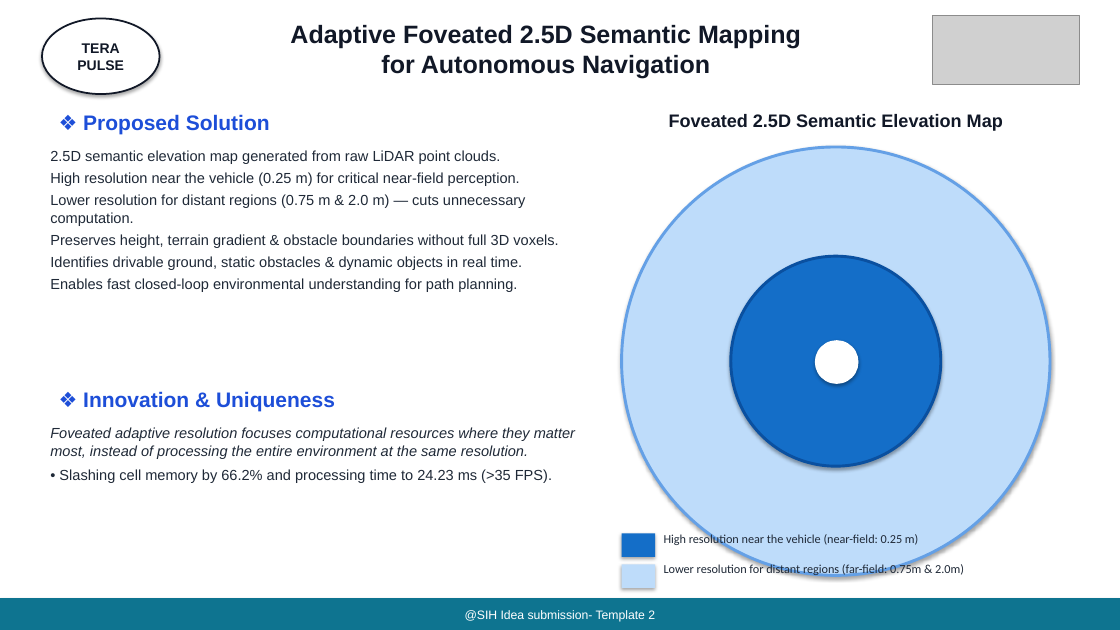
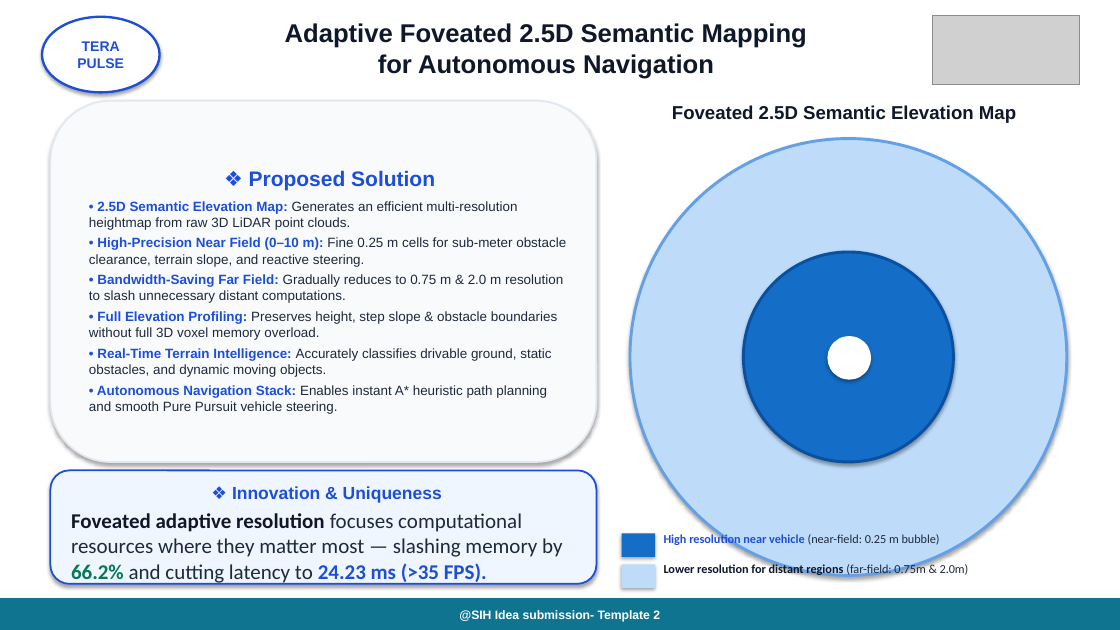
Before and after one commit to AbhayVerma628/SIh26053_Lidar, a slide deck: slide 2 of docs/SIH26053_TeraPulse_Official_Presentation.pptx. Drawn at 1120x630 pixels with LibreOffice and Linux fonts; fonts in the diff are those of the drawing; grey boxes stand for pictures. Boxes give left, top, right and bottom in pixels: in the first picture for what was removed or moved away, otherwise in the second. Text is boxed around its words. In the diff, an @@ line names an element or a change of style, - is before the commit and + after.

Commit message:
style: enhance presentation visual attractiveness, bold lead-in highlights, and title emphasis

```diff
--- a/docs/SIH26053_TeraPulse_Official_Presentation.pptx
+++ b/docs/SIH26053_TeraPulse_Official_Presentation.pptx
@@ ellipse "TERA PULSE" at <box>42,17,160,92</box>: text colour #111827 to #1D4ED8; outline #111827 1.5 pt to #1D4ED8 2 pt @@
@@ text "Adaptive Foveated 2.5D Semantic Mapping ..." at <box>285,23,807,79</box>: size 21.5 to 22 pt, text colour #111827 to #0F172A @@
@@ rounded rectangle added at <box>50,101,597,462</box>, fill #F8FAFC, outline #E2E8F0 1.5 pt, 11.5 pt, text #1E293B @@
+❖ Proposed Solution
+• 2.5D Semantic Elevation Map: Generates an efficient multi-resolution heightmap from raw 3D LiDAR point clouds.
+• High-Precision Near Field (0–10 m): Fine 0.25 m cells for sub-meter obstacle clearance, terrain slope, and reactive steering.
+• Bandwidth-Saving Far Field: Gradually reduces to 0.75 m & 2.0 m resolution to slash unnecessary distant computations.
+• Full Elevation Profiling: Preserves height, step slope & obstacle boundaries without full 3D voxel memory overload.
+• Real-Time Terrain Intelligence: Accurately classifies drivable ground, static obstacles, and dynamic moving objects.
+• Autonomous Navigation Stack: Enables instant A* heuristic path planning and smooth Pure Pursuit vehicle steering.
@@ text removed at <box>83,114,270,134</box> @@
-❖ Proposed Solution
@@ text "Foveated 2.5D Semantic Elevation Map": place and size @@
-text "Foveated 2.5D Semantic Elevation Map" at <box>669,114,1003,131</box>
+text "Foveated 2.5D Semantic Elevation Map" at <box>672,105,1016,123</box>
@@ text "Foveated 2.5D Semantic Elevation Map" at <box>672,105,1016,123</box>: size 15.5 to 16 pt, text colour #111827 to #0F172A @@
@@ ellipse: place and size @@
-ellipse at <box>622,147,1050,576</box>
+ellipse at <box>630,139,1067,576</box>
@@ text removed at <box>50,150,558,292</box> @@
-2.5D semantic elevation map generated from raw LiDAR point clouds.
-High resolution near the vehicle (0.25 m) for critical near-field perception.
-Lower resolution for distant regions (0.75 m & 2.0 m) — cuts unnecessary computation.
-Preserves height, terrain gradient & obstacle boundaries without full 3D voxels.
-Identifies drivable ground, static obstacles & dynamic objects in real time.
-Enables fast closed-loop environmental understanding for path planning.
@@ ellipse: place and size @@
-ellipse at <box>731,256,941,466</box>
+ellipse at <box>744,252,954,462</box>
@@ ellipse: place and size @@
-ellipse at <box>815,340,859,384</box>
+ellipse at <box>828,336,871,380</box>
@@ text removed at <box>83,391,335,411</box> @@
-❖ Innovation & Uniqueness
@@ rounded rectangle "❖ Innovation & Uniqueness": place and size @@
-rounded rectangle "❖ Innovation & Uniqueness" at <box>50,427,575,483</box>
+rounded rectangle "❖ Innovation & Uniqueness" at <box>50,471,597,584</box>
@@ rounded rectangle "❖ Innovation & Uniqueness" at <box>50,471,597,584</box>: vertical alignment top to middle; fill none to #EFF6FF; outline none to #1D4ED8 1.5 pt; shadow on @@
@@ text in rounded rectangle at <box>71,486,562,585</box>: text changed; size 12.5 to 18 pt; font Arial to Calibri; text colour #1F2937 to #1E293B; italic off @@
-Foveated adaptive resolution focuses computational resources where they matter most, instead of processing the entire environment at the same resolution.
-• Slashing cell memory by 66.2% and processing time to 24.23 ms (>35 FPS).
+❖ Innovation & Uniqueness
+Foveated adaptive resolution focuses computational resources where they matter most — slashing memory by 66.2% and cutting latency to 24.23 ms (>35 FPS).
@@ text at <box>664,532,940,546</box>: text changed; text colour #1F2937 to #1D4ED8; bold on @@
-High resolution near the vehicle (near-field: 0.25 m)
+High resolution near vehicle (near-field: 0.25 m bubble)
@@ text "Lower resolution for distant regions ..." at <box>664,563,969,577</box>: text colour #1F2937 to #0F172A, bold on in "Lower resolution for distant regions"; text colour #1F2937 to #1E293B in "(far-field: 0.75m & 2.0m)" @@
@@ rectangle "@SIH Idea submission- Template 2" at <box>0,598,1120,630</box>: bold on @@
```
Also in this commit, not shown: 5 other slides changed, 2 other files.
